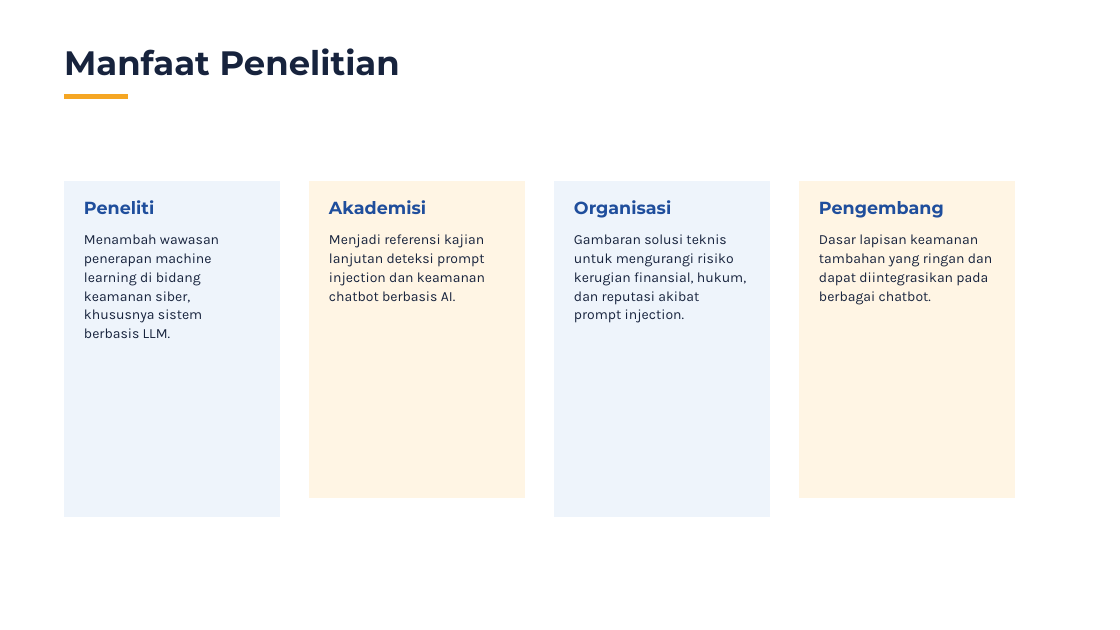
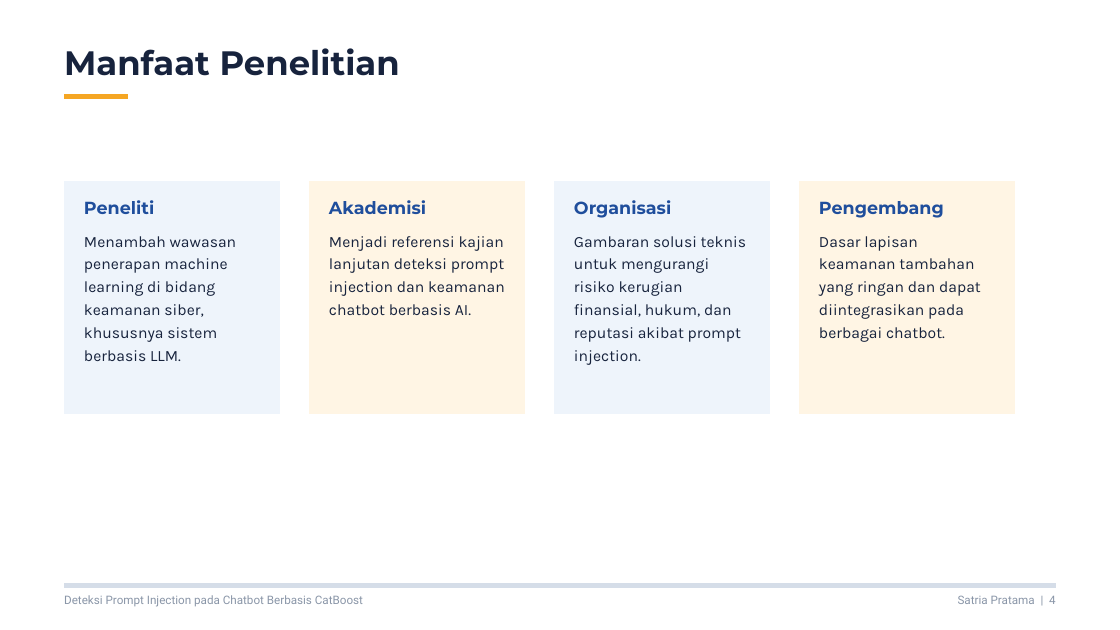
Before and after one commit to philipusmaranata/NetFort-Technologies, a slide deck: slide 4 of presentasi/Sidang_Skripsi_CatBoost.pptx. Drawn at 1120x630 pixels with LibreOffice and Linux fonts; fonts in the diff are those of the drawing. Boxes give left, top, right and bottom in pixels: in the first picture for what was removed or moved away, otherwise in the second. Text is boxed around its words. In the diff, an @@ line names an element or a change of style, - is before the commit and + after.

```diff
--- a/presentasi/Sidang_Skripsi_CatBoost.pptx
+++ b/presentasi/Sidang_Skripsi_CatBoost.pptx
@@ freeform shape: place and size @@
-freeform shape at [64, 181, 280, 517]
+freeform shape at [64, 181, 280, 414]
@@ freeform shape: place and size @@
-freeform shape at [309, 181, 525, 498]
+freeform shape at [309, 181, 525, 414]
@@ freeform shape: place and size @@
-freeform shape at [554, 181, 770, 517]
+freeform shape at [554, 181, 770, 414]
@@ freeform shape: place and size @@
-freeform shape at [799, 181, 1015, 498]
+freeform shape at [799, 181, 1015, 414]
@@ size 18 to 20.2 pt; line spacing 24.3pt to 29.4pt in 4 elements at [329, 236, 505, 315], [819, 236, 981, 342], [574, 236, 746, 342], [84, 236, 237, 361] @@
@@ freeform shape added at [64, 584, 1056, 588], fill #D5DDE8 @@
@@ text added at [64, 595, 363, 607], 15 pt, text #8A96A8 @@
+Deteksi Prompt Injection pada Chatbot Berbasis CatBoost
@@ text added at [958, 596, 1056, 604], 15 pt, text #8A96A8 @@
+Satria Pratama | 4
```
Also in this commit, not shown: 16 other slides changed, 1 other file.
